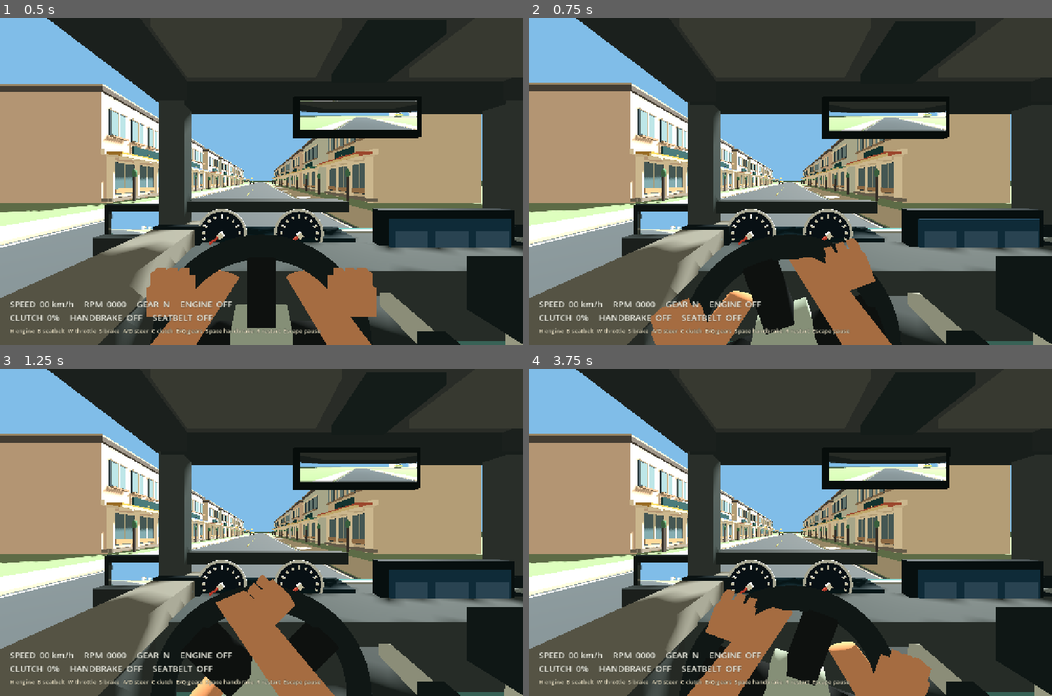
Above: before the commit, frames 1-4 (two rows, left to right).
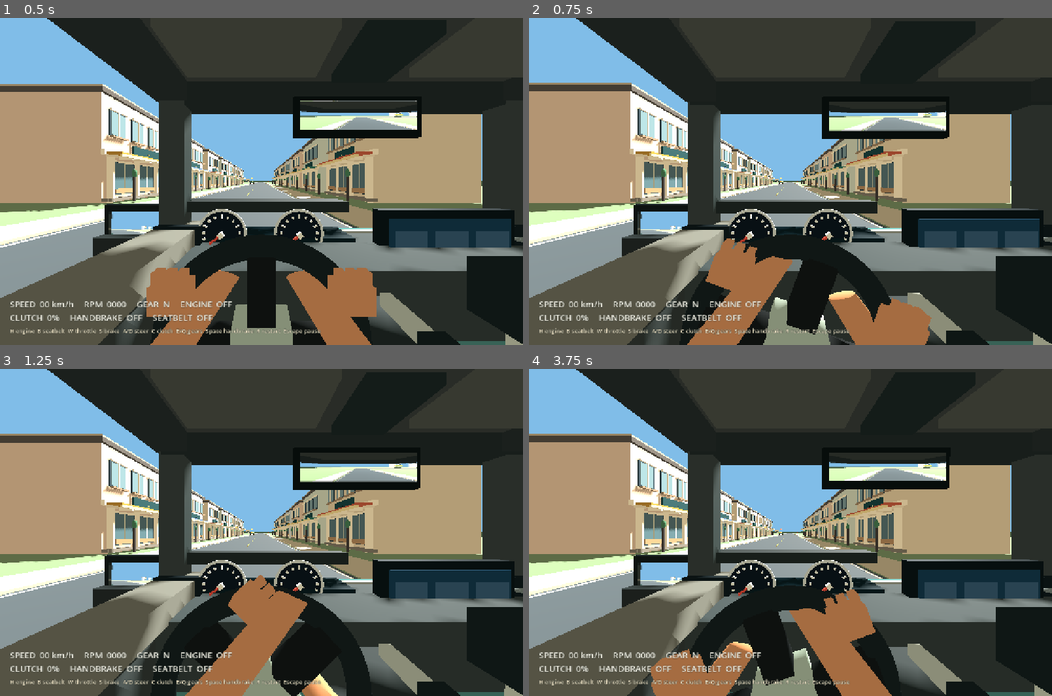
Above: after the commit, the same moments.

Repository: IamDalemark/maniubra-prototype
Game: Godot game, scene res://scenes/lessons/open_world.tscn
Two runs of this game, one before a commit and one after it. Both use one fixed random seed, a clock stepped at 60 frames per second and the inputs below. This scene is started directly instead of the project's main scene. Sound files missing from this copy of the repository are replaced by a short silence.
Inputs (mouse positions are in pixels of both pictures, inside the frame that each line leads up to):
- Up to frame 1 (0.5 s): no input
- Up to frame 2 (0.75 s): tap Enter (ui_accept) at 0.5 s; move the mouse to (905, 165) at 0.52 s; hold D (drive_right) from 0.53 s (still down); hold C (drive_clutch) from 0.53 s (still down); click (905, 165) at 0.67 s
- Up to frame 3 (1.25 s): keep holding D (drive_right); keep holding C (drive_clutch); tap Enter (ui_accept) at 0.77 s
- Up to frame 4 (3.75 s): move the mouse to (685, 548) at 1.27 s; release D (drive_right) at 1.28 s; release C (drive_clutch) at 1.28 s; hold S (drive_brake) 1.28-2.03 s; tap H (drive_ignition) at 1.35 s; tap Enter (ui_accept) at 1.52, 3.02 s; move the mouse to (842, 460) at 2.02 s; hold D (drive_right) 2.03-2.78 s; tap B (drive_seatbelt) at 2.1 s; move the mouse to (764, 597) at 2.77 s; hold E (drive_gear_up) 2.78-3.53 s; tap W (drive_throttle) at 2.85 s; click (764, 597) at 2.92 s; move the mouse to (947, 581) at 3.52 s; hold A (drive_left) from 3.53 s (still down); hold C (drive_clutch) from 3.53 s (still down)

Frame 1 is identical in both runs. In frame 2, 8.3% of the frame differs, in the area x 23-77%, y 42-100%; in frame 3, 3.4%; in frame 4, 8.9%, in the area x 0-100%, y 5-100%.

Commit message:
change the steering to match the actual driving behavior

Diff:
--- a/scenes/vehicles/sedan.tscn
+++ b/scenes/vehicles/sedan.tscn
@@ -1,8 +1,8 @@
-[gd_scene load_steps=2 format=3]
+[gd_scene format=3 uid="uid://b33lmbw2kq1yg"]
 
-[ext_resource type="Script" path="res://scripts/sedan.gd" id="1_sedan"]
+[ext_resource type="Script" uid="uid://ctj5a5i1kcrcl" path="res://scripts/sedan.gd" id="1_sedan"]
 
-[node name="Sedan" type="VehicleBody3D"]
+[node name="Sedan" type="VehicleBody3D" unique_id=503945573]
 mass = 1100.0
 continuous_cd = true
 script = ExtResource("1_sedan")
--- a/scripts/driving_input.gd
+++ b/scripts/driving_input.gd
@@ -180,7 +180,7 @@
 
 
 func update(delta: float) -> void:
-	var target_steering := Input.get_axis("drive_left", "drive_right")
+	var target_steering := Input.get_axis("drive_right", "drive_left")
 	steering = move_toward(steering, target_steering, delta * 2.2)
 	throttle = move_toward(throttle, Input.get_action_strength("drive_throttle"), delta * 2.6)
 	brake = move_toward(brake, Input.get_action_strength("drive_brake"), delta * 3.5)
